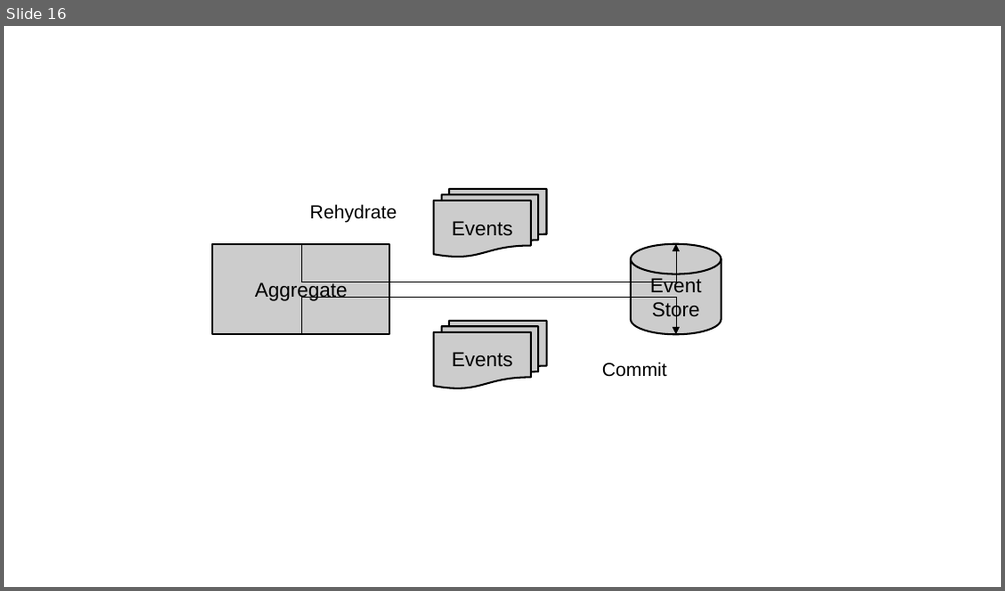
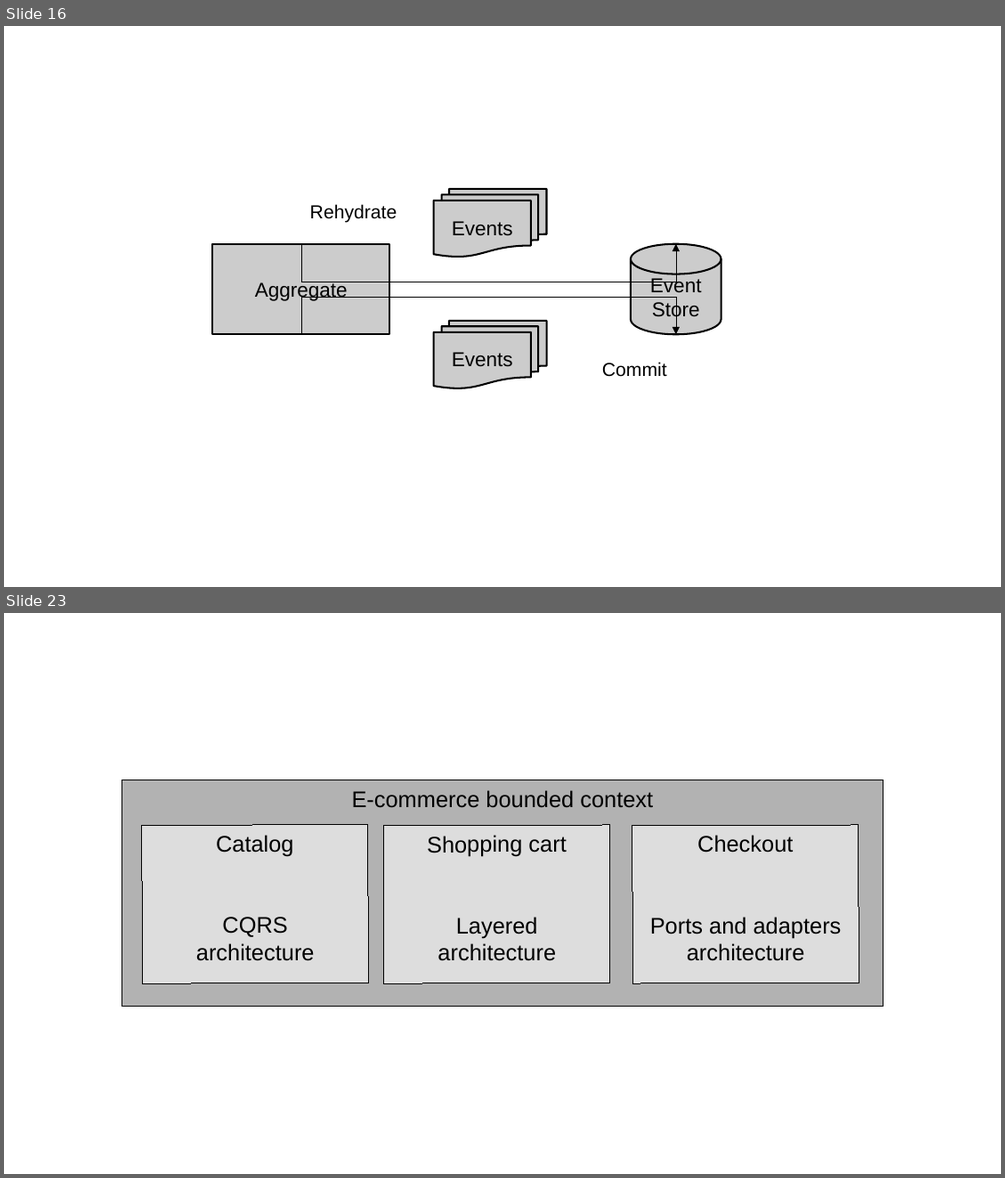
Before and after one commit to megakevin/end-point-blog, a slide deck: 2025/09/high-level-system-analysis-and-design-ddd-part-1/diagrams.odp. Shown one above the other, each under a label of ours: slide 16 before the commit, slides 16 and 23 after it; the slides between them are not shown. The pictures are 1005x591 and 1005x1178 pixels, drawn with LibreOffice and Linux fonts; fonts in the diff are those of the drawing. Boxes give left, top, right and bottom in pixels: in the first picture for what was removed or moved away, otherwise in the second. Text is boxed around its words. In the diff, an @@ line names an element or a change of style, - is before the commit and + after.

```diff
--- a/2025/09/high-level-system-analysis-and-design-ddd-part-1/diagrams.odp
+++ b/2025/09/high-level-system-analysis-and-design-ddd-part-1/diagrams.odp
@@ slide 23 added at (x1=4, y1=613, x2=1001, y2=1174), background #FFFFFF @@
@@ rectangle added at (x1=105, y1=756, x2=900, y2=1027), fill #FFFFFF, outline #FFFFFF 0 pt @@
@@ rectangle added at (x1=121, y1=780, x2=883, y2=1006), fill #B2B2B2, outline #000000 0 pt, 18 pt, text #000000 @@
+E-commerce bounded context
@@ rectangle added at (x1=142, y1=824, x2=369, y2=983), fill #DDDDDD, outline #000000 0 pt, 18 pt, text #000000 @@
+Catalog
+CQRS
+architecture
@@ rectangle added at (x1=384, y1=825, x2=610, y2=984), fill #DDDDDD, outline #000000 0 pt, 18 pt, text #000000 @@
+Shopping cart
+Layered
+architecture
@@ rectangle added at (x1=632, y1=825, x2=859, y2=983), fill #DDDDDD, outline #000000 0 pt, 18 pt, text #000000 @@
+Checkout
+Ports and adapters architecture
```
Also in this commit, not shown: 5 other slides added, 7 other files.
